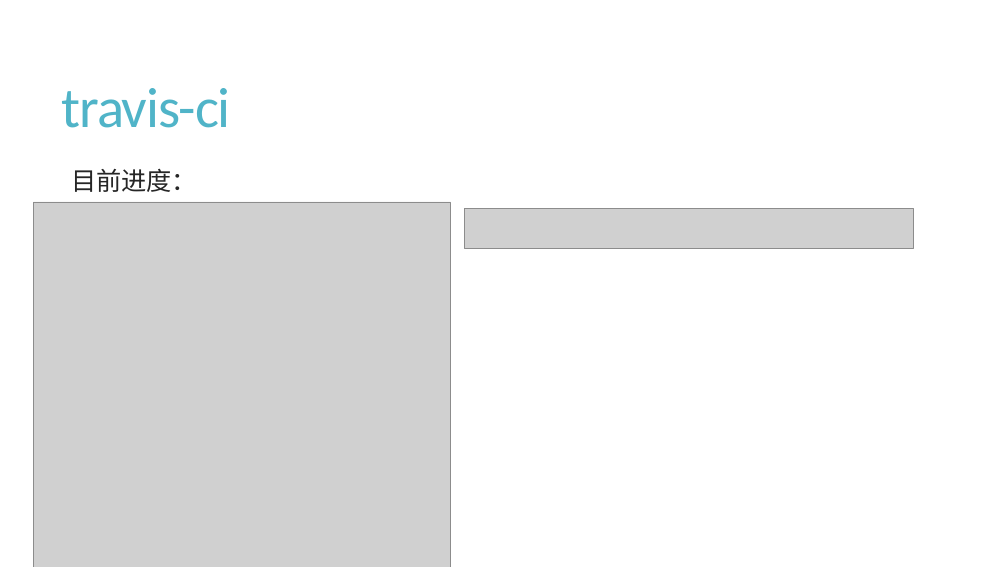
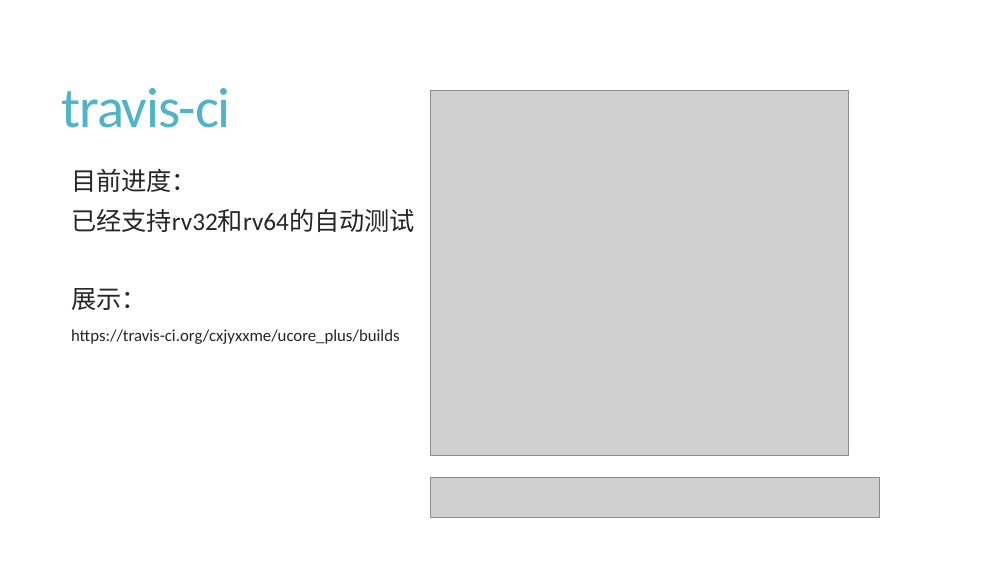
Before and after one commit to cxjyxxme/ucore_plus, a slide deck: slide 28 of final/课程设计结果报告.pptx. Drawn at 1008x567 pixels with LibreOffice and Linux fonts; fonts in the diff are those of the drawing; grey boxes stand for pictures. Boxes give left, top, right and bottom in pixels: in the first picture for what was removed or moved away, otherwise in the second. Text is boxed around its words. In the diff, an @@ line names an element or a change of style, - is before the commit and + after.

```diff
--- a/final/课程设计结果报告.pptx
+++ b/final/课程设计结果报告.pptx
@@ picture: place and size @@
-picture at [33, 202, 451, 567]
+picture at [431, 91, 848, 456]
@@ text at [71, 209, 415, 344]: paragraphs added @@
+  已经支持rv32和rv64的自动测试
+  展示：
+  https://travis-ci.org/cxjyxxme/ucore_plus/builds
@@ picture: place and size @@
-picture at [464, 209, 913, 248]
+picture at [431, 478, 880, 517]
```
Also in this commit, not shown: 3 other slides changed, 1 slide added.
